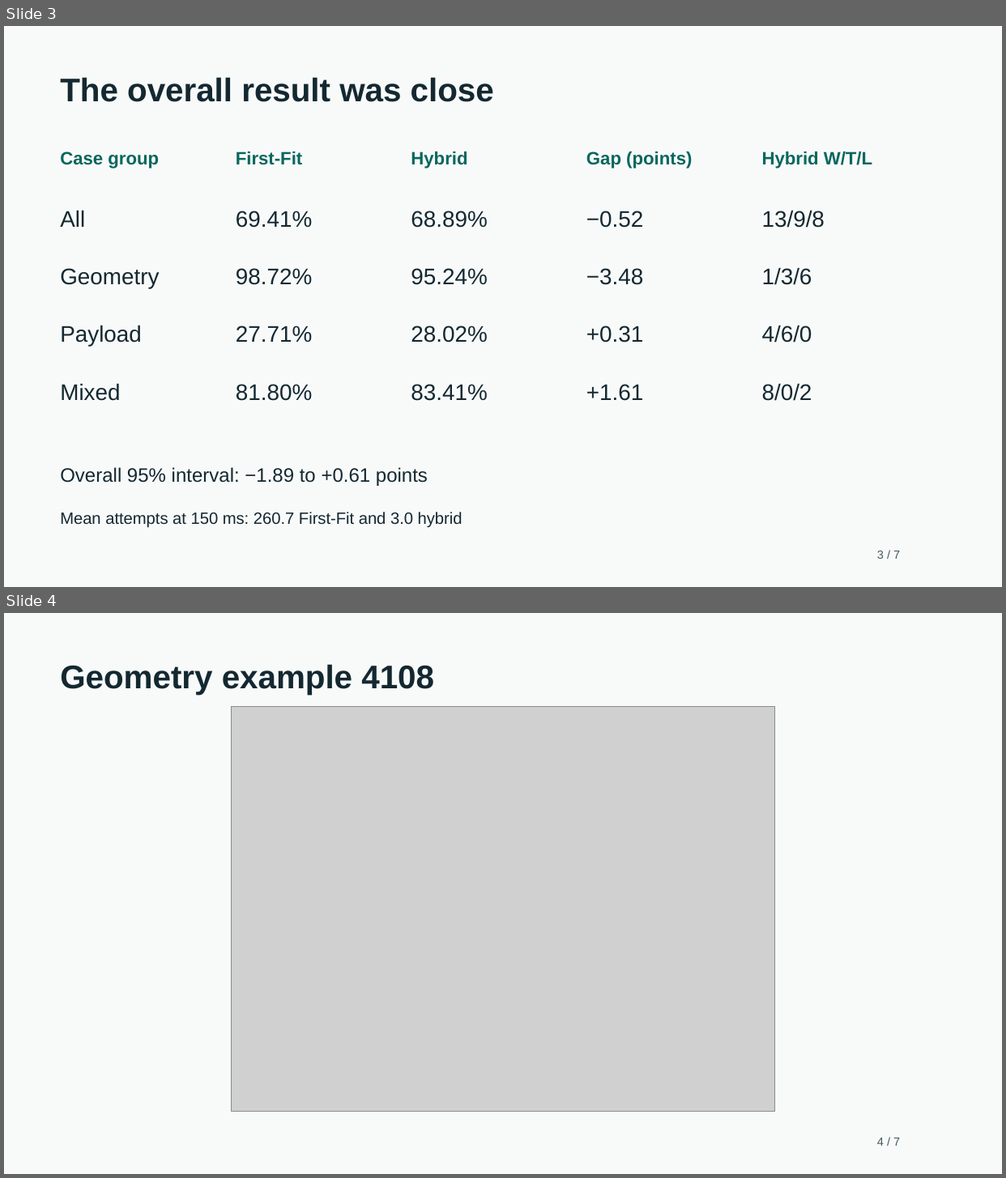
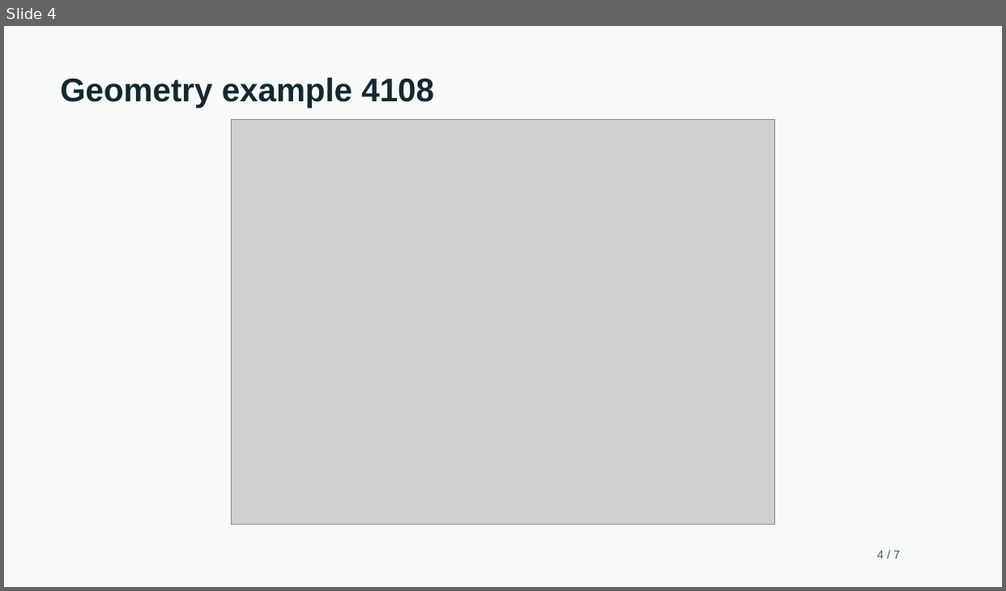
Before and after one commit to AhladM0di/Hybrid-Algorithm-Based-3D-Container-Loading-Optimisation, a slide deck: container_loading/docs/demo_slides.pptx. Shown one above the other, each under a label of ours: slides 3 and 4 before the commit, slide 4 after it. The pictures are 1006x1178 and 1006x591 pixels, drawn with LibreOffice and Linux fonts; fonts in the diff are those of the drawing; grey boxes stand for pictures. Boxes give left, top, right and bottom in pixels: in the first picture for what was removed or moved away, otherwise in the second. Text is boxed around its words. In the diff, an @@ line names an element or a change of style, - is before the commit and + after.

```diff
--- a/container_loading/docs/demo_slides.pptx
+++ b/container_loading/docs/demo_slides.pptx
@@ slide 3 removed at (4,26,1002,587), background #F8FAF9 @@
@@ text removed at (60,77,494,102) @@
-The overall result was close
@@ text removed at (60,152,159,169) @@
-Case group
@@ text removed at (236,152,302,165) @@
-First-Fit
@@ text removed at (411,152,467,169) @@
-Hybrid
@@ text removed at (586,152,692,169) @@
-Gap (points)
@@ text removed at (762,152,872,169) @@
-Hybrid W/T/L
@@ text removed at (60,210,85,227) @@
-All
@@ text removed at (236,211,312,228) @@
-69.41%
@@ text removed at (411,211,487,228) @@
-68.89%
@@ text removed at (586,211,643,228) @@
-−0.52
@@ text removed at (762,210,825,228) @@
-13/9/8
@@ text removed at (60,268,159,288) @@
-Geometry
@@ text removed at (236,268,312,285) @@
-98.72%
@@ text removed at (411,268,487,285) @@
-95.24%
@@ text removed at (586,268,643,285) @@
-−3.48
@@ text removed at (762,267,812,285) @@
-1/3/6
@@ text removed at (60,325,142,347) @@
-Payload
@@ text removed at (236,326,312,342) @@
-27.71%
@@ text removed at (411,326,487,343) @@
-28.02%
@@ text removed at (586,326,643,343) @@
-+0.31
@@ text removed at (762,325,812,343) @@
-4/6/0
@@ text removed at (60,383,120,401) @@
-Mixed
@@ text removed at (236,384,312,401) @@
-81.80%
@@ text removed at (411,384,487,401) @@
-83.41%
@@ text removed at (586,384,643,401) @@
-+1.61
@@ text removed at (762,383,812,401) @@
-8/0/2
@@ text removed at (60,467,428,486) @@
-Overall 95% interval: −1.89 to +0.61 points
@@ text removed at (60,512,462,528) @@
-Mean attempts at 150 ms: 260.7 First-Fit and 3.0 hybrid
@@ text removed at (877,551,900,559) @@
-3 / 7
```
Also in this commit, not shown: 4 slides changed, 1 slide added, 16 other files.
